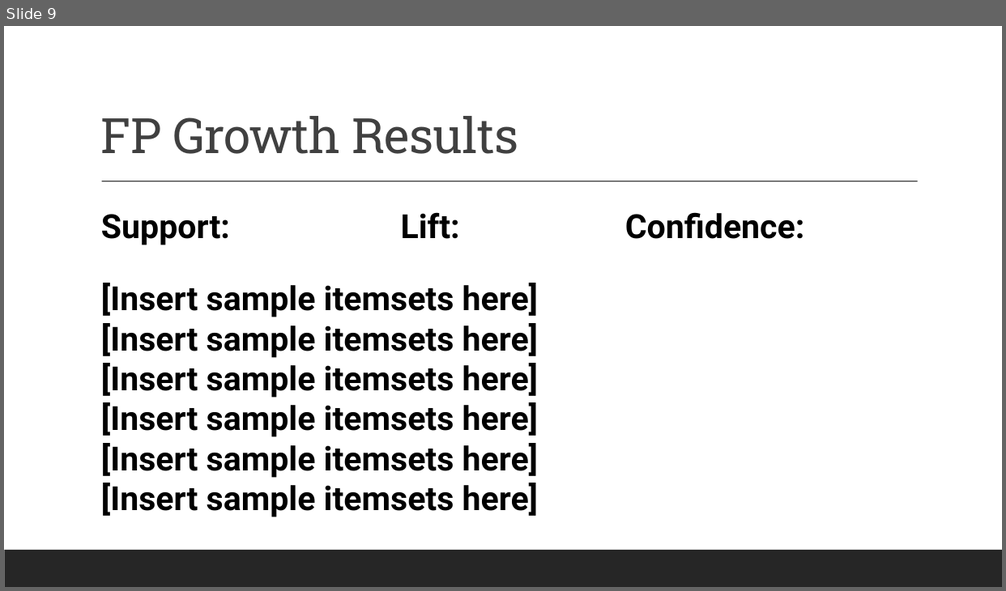
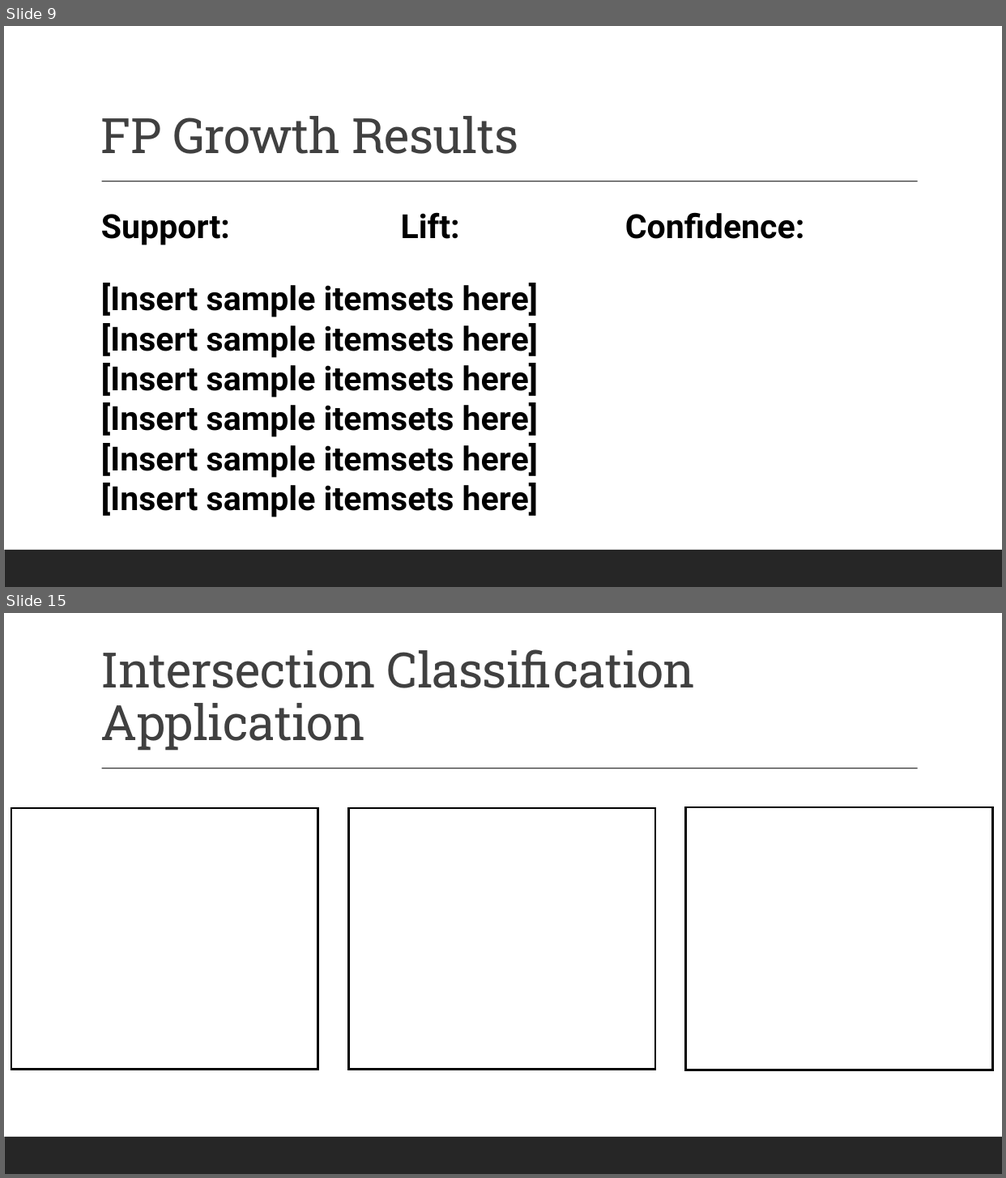
Before and after one commit to siegfrkn/csci5502-datamining-summer2022-group17, a slide deck: Group17_AnalysisOfTheEffectsOfRegulationOnRailroadSafety_Part6.pptx. Shown one above the other, each under a label of ours: slide 9 before the commit, slides 9 and 15 after it; the slides between them are not shown. The pictures are 1006x591 and 1006x1178 pixels, drawn with LibreOffice and Linux fonts; fonts in the diff are those of the drawing. Boxes give left, top, right and bottom in pixels: in the first picture for what was removed or moved away, otherwise in the second. Text is boxed around its words. In the diff, an @@ line names an element or a change of style, - is before the commit and + after.

```diff
--- a/Group17_AnalysisOfTheEffectsOfRegulationOnRailroadSafety_Part6.pptx
+++ b/Group17_AnalysisOfTheEffectsOfRegulationOnRailroadSafety_Part6.pptx
@@ slide 15 added at [4, 613, 1002, 1174], background #FFFFFF; not listed: 2 template elements that a slide beside it also shows @@
@@ title added at [101, 649, 696, 751], 47 pt, text #404040 @@
+Intersection Classification Application
@@ rectangle added at [11, 808, 318, 1070], fill #FFFFFF, outline #000000 2 pt @@
@@ rectangle added at [348, 808, 655, 1070], fill #FFFFFF, outline #000000 2 pt @@
@@ rectangle added at [686, 807, 993, 1071], fill #FFFFFF, outline #000000 2 pt @@
```
Also in this commit, not shown: 5 other slides added.
